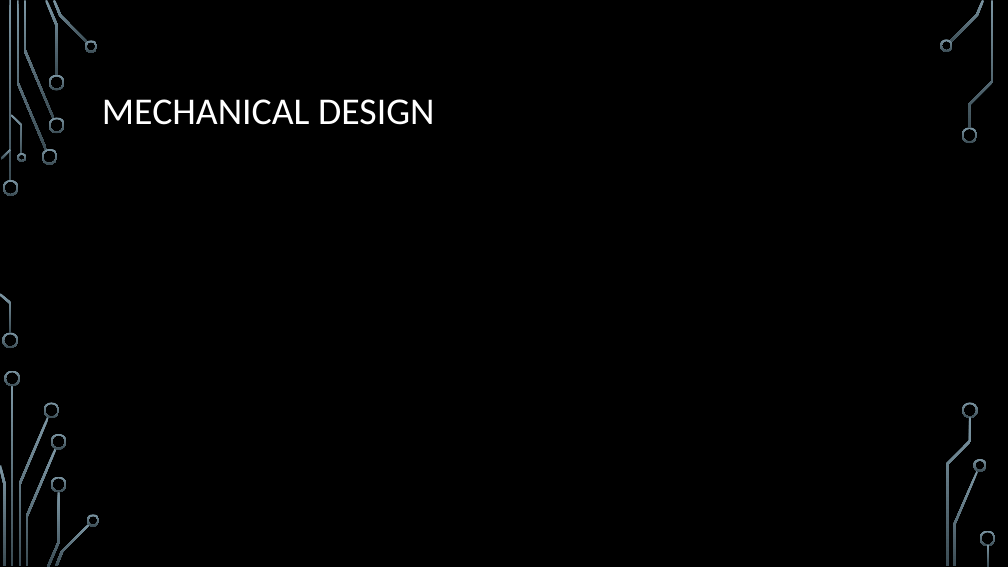
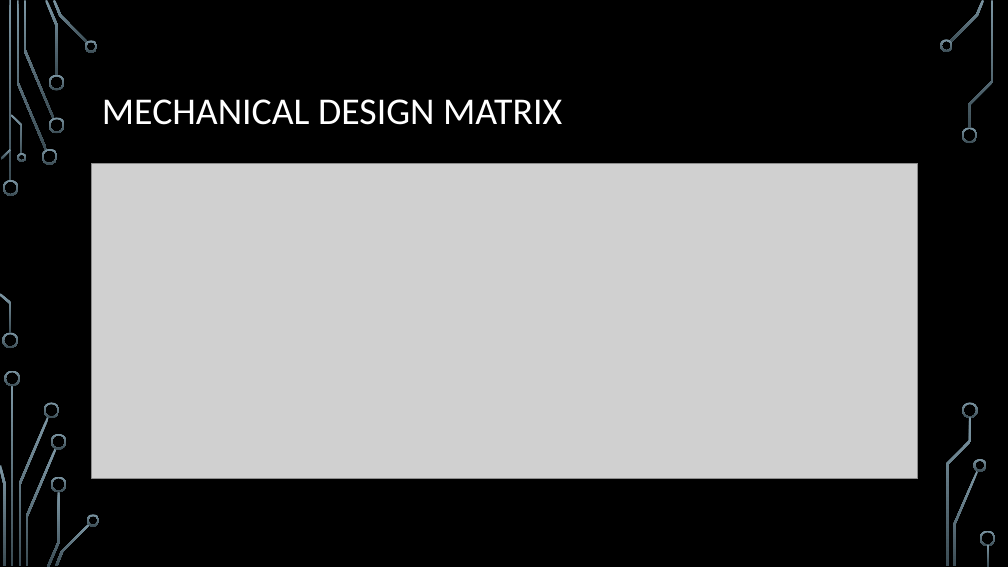
Before and after one commit to Logiant/AgileRoboticControls, a slide deck: slide 5 of Documentation/Presentation/Design Powerpoint.pptx (slide 4 before the commit). Drawn at 1008x567 pixels with LibreOffice and Linux fonts; fonts in the diff are those of the drawing; grey boxes stand for pictures; background and template pictures are left out. Boxes give left, top, right and bottom in pixels: in the first picture for what was removed or moved away, otherwise in the second. Text is boxed around its words. In the diff, an @@ line names an element or a change of style, - is before the commit and + after.

Commit message:
PowerPoint Uploaded
Mechanical portion updated

```diff
--- a/Documentation/Presentation/Design Powerpoint.pptx
+++ b/Documentation/Presentation/Design Powerpoint.pptx
@@ title at (x1=102, y1=99, x2=562, y2=125): text changed @@
-MECHANICAL DESIGN
+MECHANICAL DESIGN MATRIX
@@ picture added at (x1=91, y1=163, x2=918, y2=479) @@
```
Also in this commit, not shown: 4 slides added.
